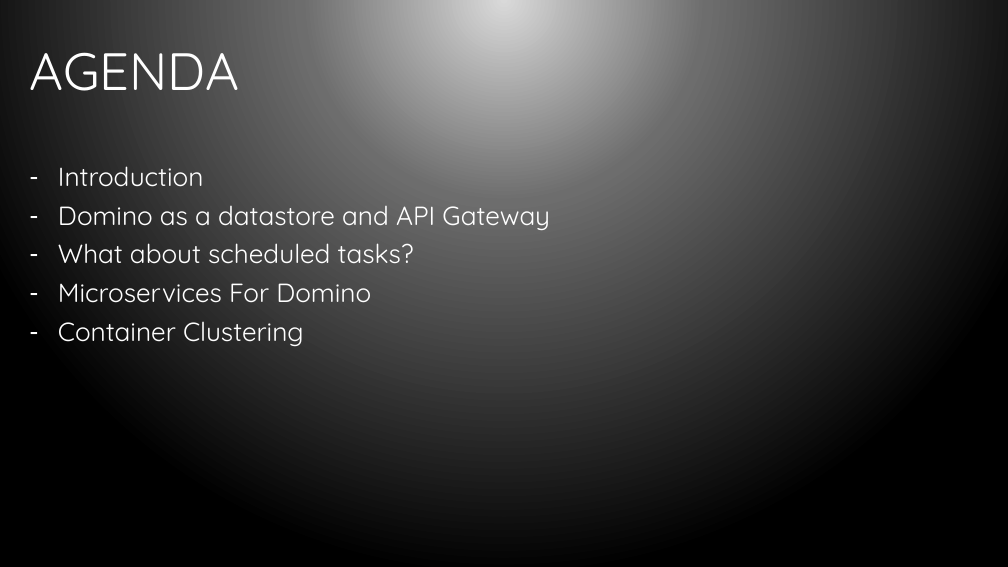
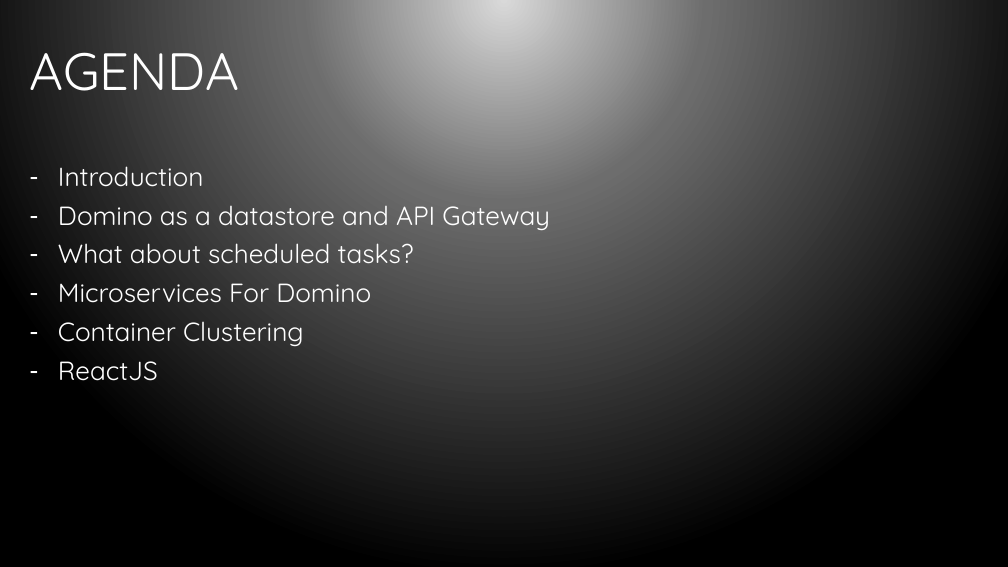
Before and after one commit to bleedingcode/domino-js-masterclass, a slide deck: slide 4 of presentation/8598 Domino and JS.pptx. Drawn at 1008x567 pixels with LibreOffice and Linux fonts; fonts in the diff are those of the drawing; background and template pictures are left out. Boxes give left, top, right and bottom in pixels: in the first picture for what was removed or moved away, otherwise in the second. Text is boxed around its words. In the diff, an @@ line names an element or a change of style, - is before the commit and + after.

Commit message:
- Included a ReactJS topic with relevant slides - Provided contact details on last slide

```diff
--- a/presentation/8598 Domino and JS.pptx
+++ b/presentation/8598 Domino and JS.pptx
@@ text at (x1=58, y1=361, x2=158, y2=381): paragraph added @@
+– ReactJS
```
Also in this commit, not shown: 1 other slide changed, 3 slides added.
